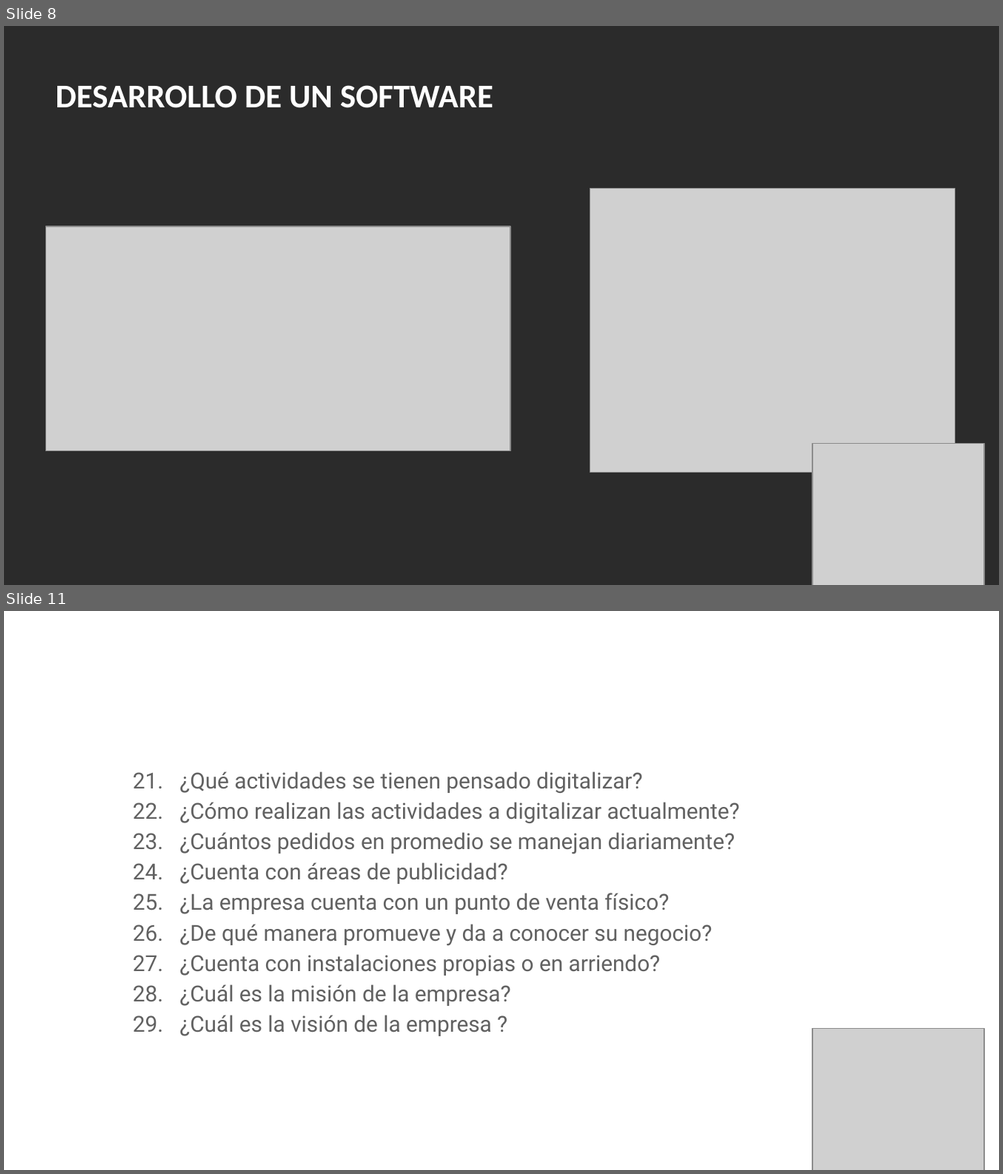
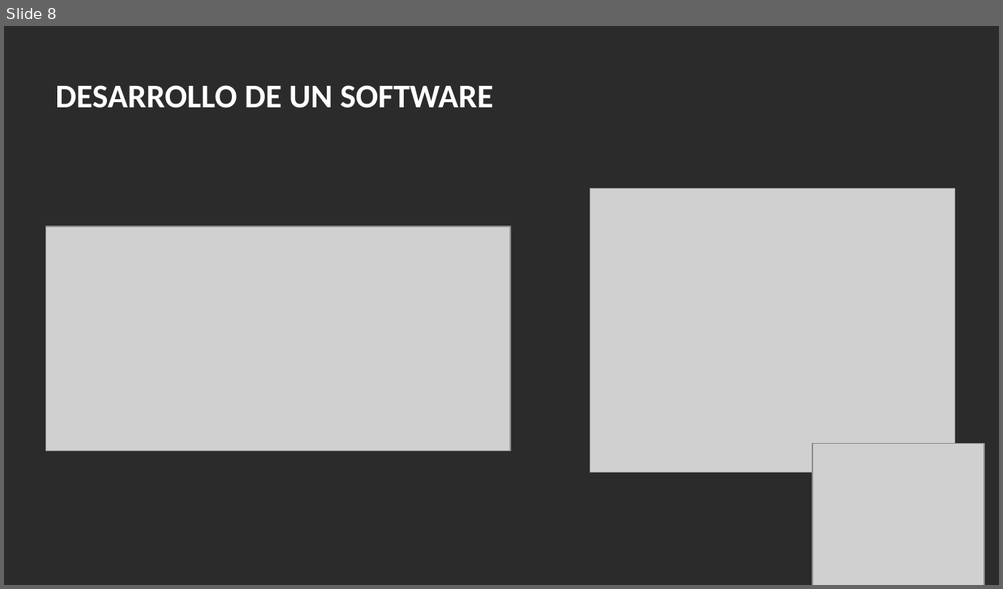
Before and after one commit to Azbanedit/azban-sb, a slide deck: DOCS/TRIMESTRE I/Presentación diapositivas azban.pptx. Shown one above the other, each under a label of ours: slides 8 and 11 before the commit, slide 8 after it; the slides between them are not shown. The pictures are 1003x1174 and 1003x589 pixels, drawn with LibreOffice and Linux fonts; fonts in the diff are those of the drawing; grey boxes stand for pictures; background and template pictures are left out; a plain dark background stands for a picture behind light text. Boxes give left, top, right and bottom in pixels: in the first picture for what was removed or moved away, otherwise in the second. Text is boxed around its words. In the diff, an @@ line names an element or a change of style, - is before the commit and + after.

```diff
--- a/DOCS/TRIMESTRE I/Presentación diapositivas azban.pptx
+++ b/DOCS/TRIMESTRE I/Presentación diapositivas azban.pptx
@@ slide 11 removed at (4,611,999,1170), background picture (left out) @@
@@ text removed at (133,772,740,1037) @@
-21. ¿Qué actividades se tienen pensado digitalizar?
-22. ¿Cómo realizan las actividades a digitalizar actualmente?
-23. ¿Cuántos pedidos en promedio se manejan diariamente?
-24. ¿Cuenta con áreas de publicidad?
-25. ¿La empresa cuenta con un punto de venta físico?
-26. ¿De qué manera promueve y da a conocer su negocio?
-27. ¿Cuenta con instalaciones propias o en arriendo?
-28. ¿Cuál es la misión de la empresa?
-29. ¿Cuál es la visión de la empresa ?
@@ picture removed at (813,1028,984,1170) @@
```
Also in this commit, not shown: 4 slides changed, 2 slides added, 33 other slides removed, 3 other files.
